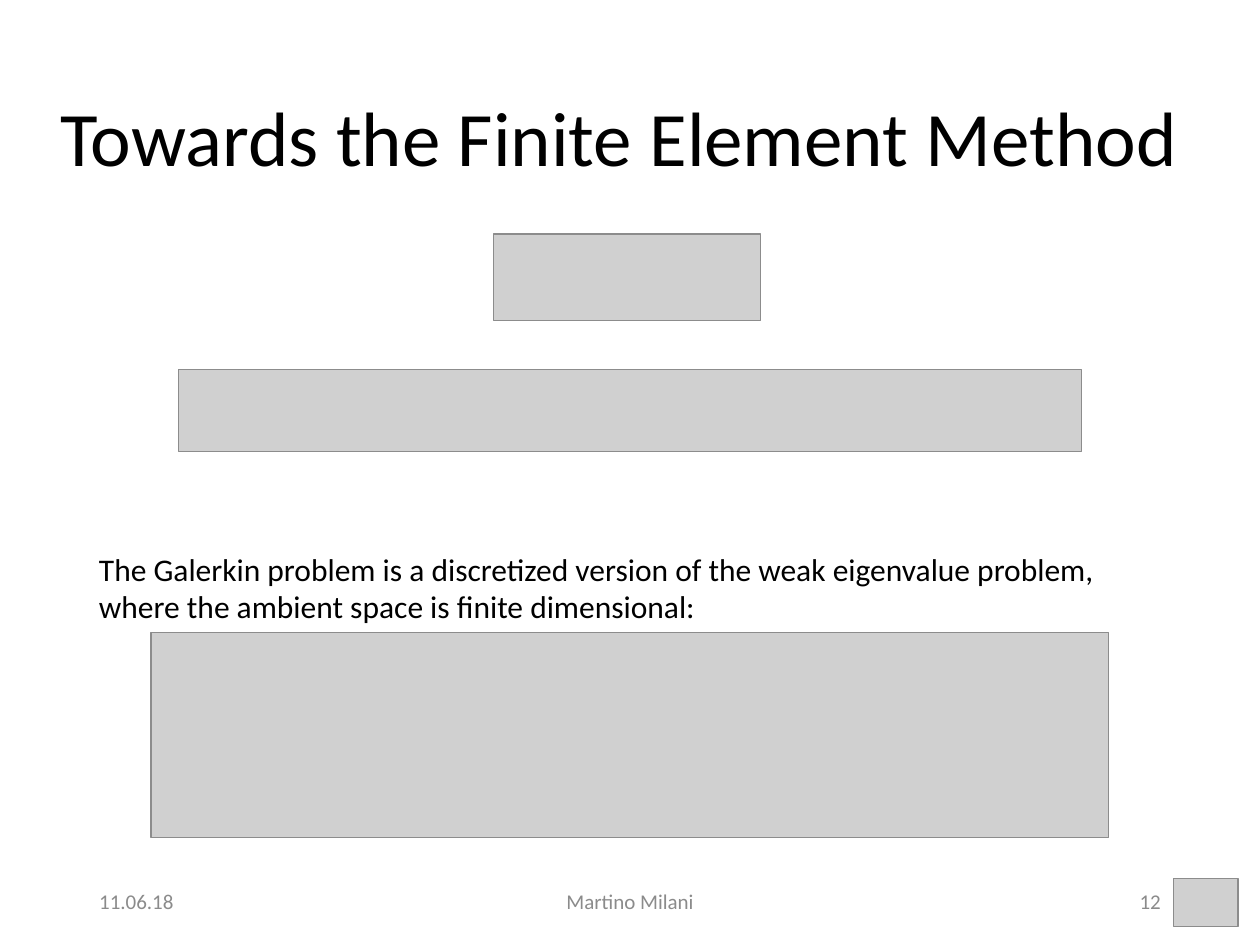
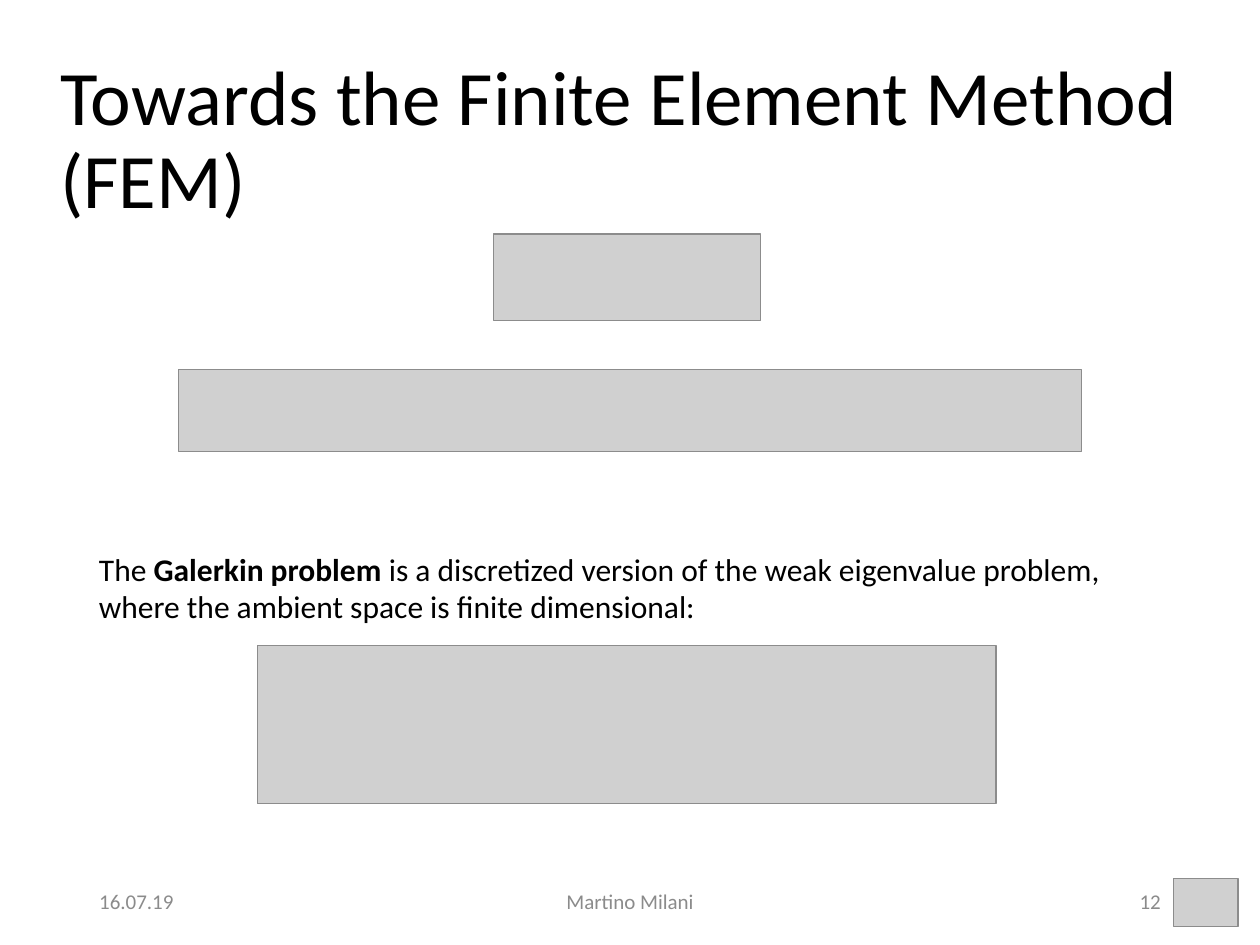
Before and after one commit to MartMilani/PDM, a slide deck: slide 12 of presentation/milani.pptx. Drawn at 1260x945 pixels with LibreOffice and Linux fonts; fonts in the diff are those of the drawing; grey boxes stand for pictures; background and template pictures are left out. Boxes give left, top, right and bottom in pixels: in the first picture for what was removed or moved away, otherwise in the second. Text is boxed around its words. In the diff, an @@ line names an element or a change of style, - is before the commit and + after.

```diff
--- a/presentation/milani.pptx
+++ b/presentation/milani.pptx
@@ title at box(60, 71, 1177, 219): text changed @@
-Towards the Finite Element Method
+Towards the Finite Element Method (FEM)
@@ text "The Galerkin problem is a ..." at box(99, 559, 1099, 623): bold on in "Galerkin problem" @@
@@ picture: place and size @@
-picture at box(151, 633, 1109, 838)
+picture at box(257, 645, 995, 804)
@@ text at box(99, 895, 173, 909): text changed @@
-11.06.18
+16.07.19
```
Also in this commit, not shown: 19 other slides changed, 2 slides added, 1 slide removed, 25 other files.
